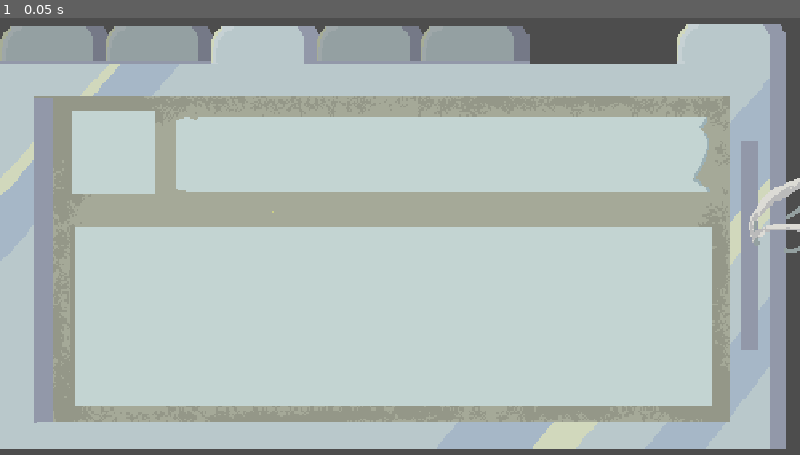
Above: before the commit, frame 1.
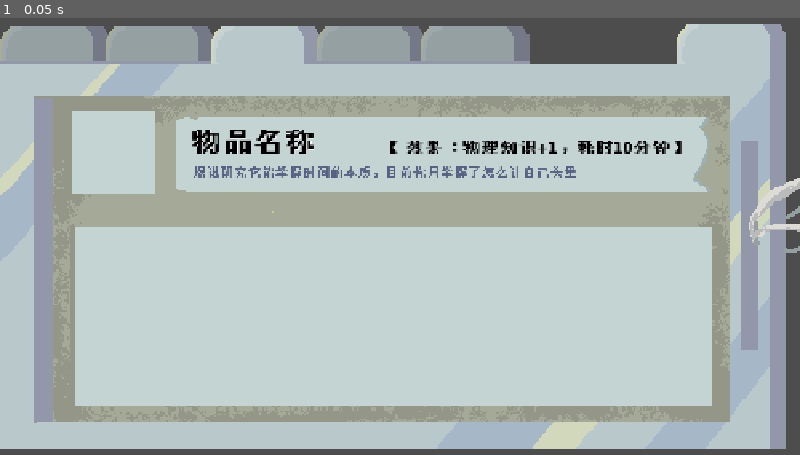
Above: after the commit, the same moment.

Repository: mu142857/School-Rules
Game: Godot game, scene res://ui/item_panel.tscn
The game is run twice, just before and just after one commit, with the same random seed, the same clock (stepped at 60 frames per second) and the same inputs. The project has no main scene, so this scene is started directly.
Inputs:
- Up to frame 1 (0.05 s): no input

The runs differ from the first frame. In frame 1, 1.7% of the frame differs, in the area x 24-86%, y 25-37%.

Commit message:
Update item_panel.tscn

Diff:
--- a/senior-year-of-high-school/ui/item_panel.tscn
+++ b/senior-year-of-high-school/ui/item_panel.tscn
@@ -1,6 +1,7 @@
-[gd_scene load_steps=2 format=3 uid="uid://chk4jjgjwxmhq"]
+[gd_scene load_steps=3 format=3 uid="uid://chk4jjgjwxmhq"]
 
 [ext_resource type="Texture2D" uid="uid://c4gilvnqdlrg8" path="res://ui/panels/Item Panel.png" id="1_jlm3y"]
+[ext_resource type="FontFile" uid="uid://ddsbots1qimd3" path="res://shared/PixelFont.ttf" id="2_lq18c"]
 
 [node name="item_panel" type="Control"]
 layout_mode = 3
@@ -15,3 +16,64 @@
 scale = Vector2(2.7, 2.7)
 texture = ExtResource("1_jlm3y")
 centered = false
+
+[node name="UpperSection" type="Control" parent="."]
+anchors_preset = 0
+offset_right = 40.0
+offset_bottom = 40.0
+
+[node name="InfoPanel" type="NinePatchRect" parent="UpperSection"]
+layout_mode = 0
+offset_left = 282.0
+offset_top = 170.0
+offset_right = 1126.0
+offset_bottom = 291.0
+
+[node name="NameLabel" type="Label" parent="UpperSection/InfoPanel"]
+layout_mode = 0
+offset_left = 22.0
+offset_top = 16.0
+offset_right = 349.0
+offset_bottom = 66.0
+theme_override_colors/font_color = Color(0, 0, 0, 1)
+theme_override_colors/font_shadow_color = Color(1, 1, 1, 1)
+theme_override_fonts/font = ExtResource("2_lq18c")
+theme_override_font_sizes/font_size = 50
+text = "物品名称"
+
+[node name="DescLabel" type="Label" parent="UpperSection/InfoPanel"]
+layout_mode = 0
+offset_left = 26.0
+offset_top = 79.0
+offset_right = 642.0
+offset_bottom = 109.0
+theme_override_colors/font_color = Color(0.34117648, 0.3764706, 0.5137255, 1)
+theme_override_colors/font_shadow_color = Color(0, 0, 0, 0)
+theme_override_fonts/font = ExtResource("2_lq18c")
+theme_override_font_sizes/font_size = 22
+text = "据说研究它能掌握时间的本质，目前你只掌握了怎么让自己头晕"
+
+[node name="EffectLabel" type="Label" parent="UpperSection/InfoPanel"]
+layout_mode = 0
+offset_left = 337.0
+offset_top = 35.0
+offset_right = 821.0
+offset_bottom = 65.0
+theme_override_colors/font_color = Color(0, 0, 0, 1)
+theme_override_fonts/font = ExtResource("2_lq18c")
+theme_override_font_sizes/font_size = 30
+text = "【效果：物理知识+1，耗时10分钟】"
+horizontal_alignment = 2
+
+[node name="LowerSection" type="Control" parent="."]
+anchors_preset = 0
+offset_right = 40.0
+offset_bottom = 40.0
+
+[node name="ScrollContainer" type="ScrollContainer" parent="LowerSection"]
+layout_mode = 0
+offset_right = 40.0
+offset_bottom = 40.0
+
+[node name="GridContainer" type="GridContainer" parent="LowerSection/ScrollContainer"]
+layout_mode = 2
